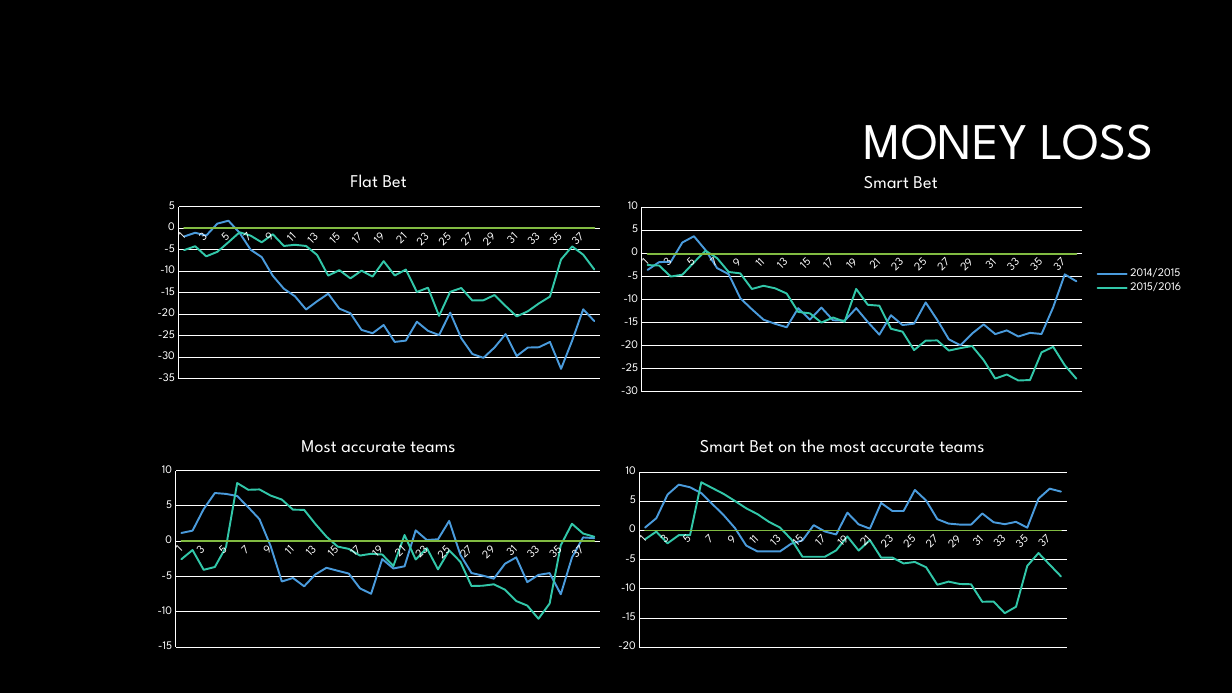
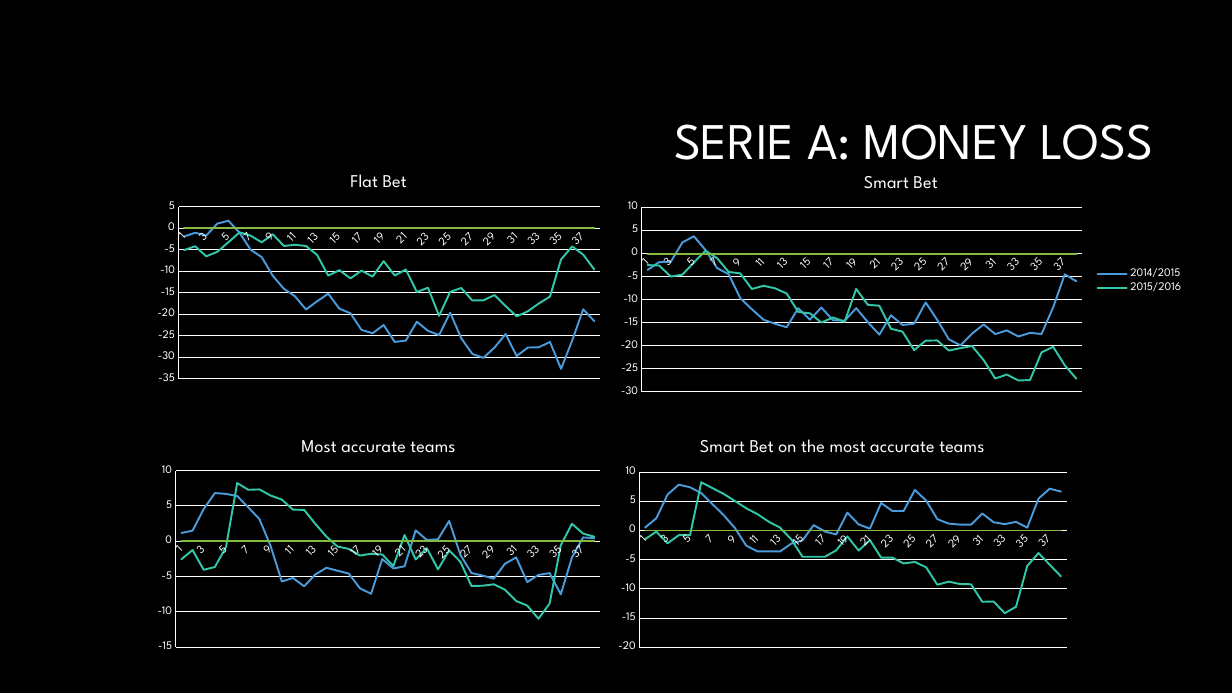
Before and after one commit to P1Analytics/DataMining-Football-Match-Prediction, a slide deck: slide 15 of TODO/spa_presentation.pptx. Drawn at 1232x693 pixels with LibreOffice and Linux fonts; fonts in the diff are those of the drawing; background and template pictures are left out. Boxes give left, top, right and bottom in pixels: in the first picture for what was removed or moved away, otherwise in the second. Text is boxed around its words. In the diff, an @@ line names an element or a change of style, - is before the commit and + after.

```diff
--- a/TODO/spa_presentation.pptx
+++ b/TODO/spa_presentation.pptx
@@ title at bbox=[674, 124, 1153, 160]: text changed @@
-MONEY LOSS
+SERIE A: MONEY LOSS
```
Also in this commit, not shown: 1 other slide changed, 5 other files.
